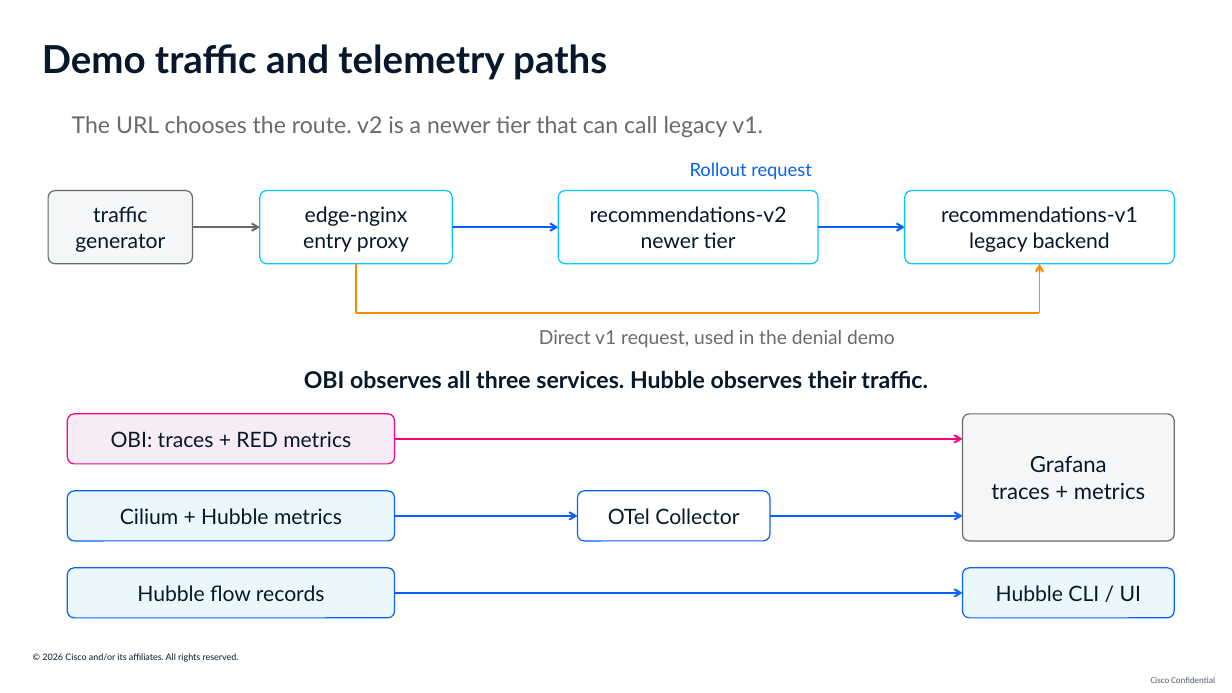
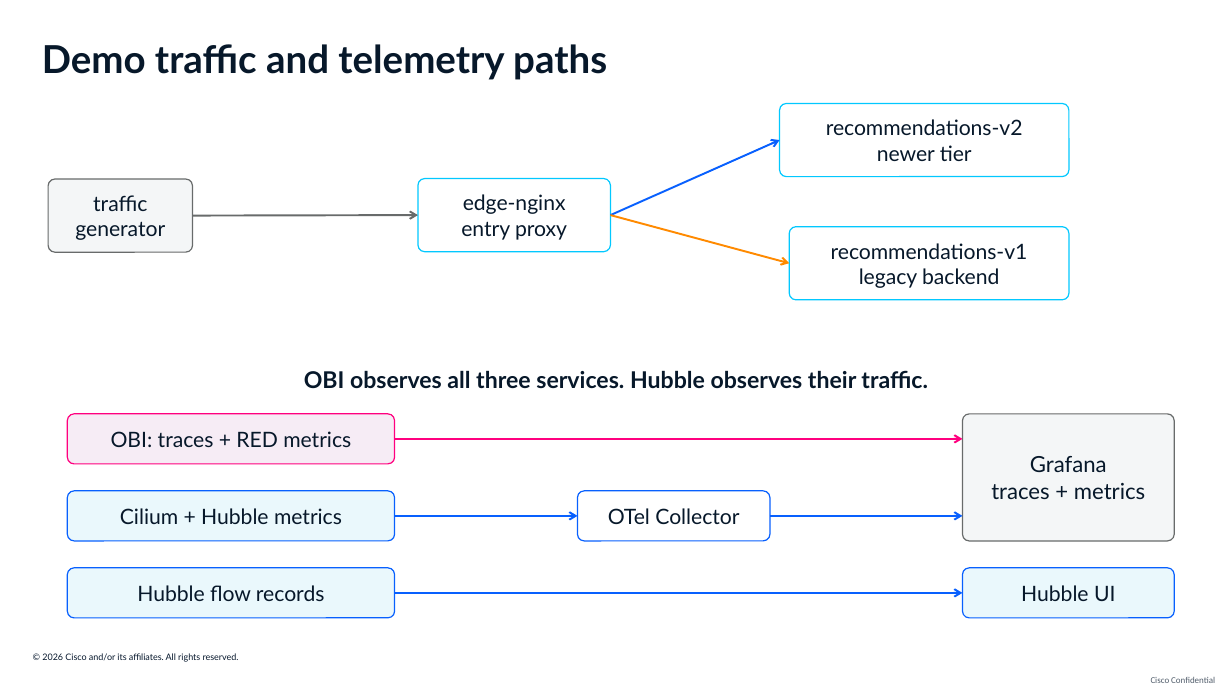
Before and after one commit to ajimenez1503/cilium-obi-demo, a slide deck: slide 16 of slides/cilium-obi-session-deck-latest.pptx (slide 15 before the commit). Drawn at 1232x693 pixels with LibreOffice and Linux fonts; fonts in the diff are those of the drawing; background and template pictures are left out. Boxes give left, top, right and bottom in pixels: in the first picture for what was removed or moved away, otherwise in the second. Text is boxed around its words. In the diff, an @@ line names an element or a change of style, - is before the commit and + after.

Commit message:
Clarify OBI and rebalance demo recordings

```diff
--- a/slides/cilium-obi-session-deck-latest.pptx
+++ b/slides/cilium-obi-session-deck-latest.pptx
@@ text removed at bbox=[72, 116, 763, 137] @@
-The URL chooses the route. v2 is a newer tier that can call legacy v1.
@@ rounded rectangle "recommendations-v2": place and size @@
-rounded rectangle "recommendations-v2" at bbox=[558, 190, 818, 263]
+rounded rectangle "recommendations-v2" at bbox=[780, 104, 1069, 177]
@@ arrow moved from (453, 227) - (558, 227) to (611, 215) - (780, 140) @@
@@ rounded rectangle "traffic": place and size @@
-rounded rectangle "traffic" at bbox=[48, 190, 192, 263]
+rounded rectangle "traffic" at bbox=[48, 179, 192, 252]
@@ rounded rectangle "edge-nginx": place and size @@
-rounded rectangle "edge-nginx" at bbox=[260, 190, 452, 263]
+rounded rectangle "edge-nginx" at bbox=[418, 178, 610, 251]
@@ text removed at bbox=[690, 162, 812, 179] @@
-Rollout request
@@ arrow moved from (192, 227) - (260, 227) to (192, 215) - (418, 215) @@
@@ arrow moved from (1040, 263) - (1040, 313) to (789, 263) - (611, 215) @@
@@ rounded rectangle "recommendations-v1": place and size @@
-rounded rectangle "recommendations-v1" at bbox=[905, 190, 1175, 263]
+rounded rectangle "recommendations-v1" at bbox=[789, 226, 1069, 299]
@@ arrow removed from (818, 227) to (905, 227) @@
@@ line removed from (356, 263) to (356, 313) @@
@@ line removed from (356, 313) to (1040, 313) @@
@@ text removed at bbox=[539, 330, 895, 348] @@
-Direct v1 request, used in the denial demo
@@ text in rounded rectangle at bbox=[1021, 585, 1115, 601]: text changed @@
-Hubble CLI / UI
+Hubble UI
```
Also in this commit, not shown: 11 other slides changed, 9 other files.
